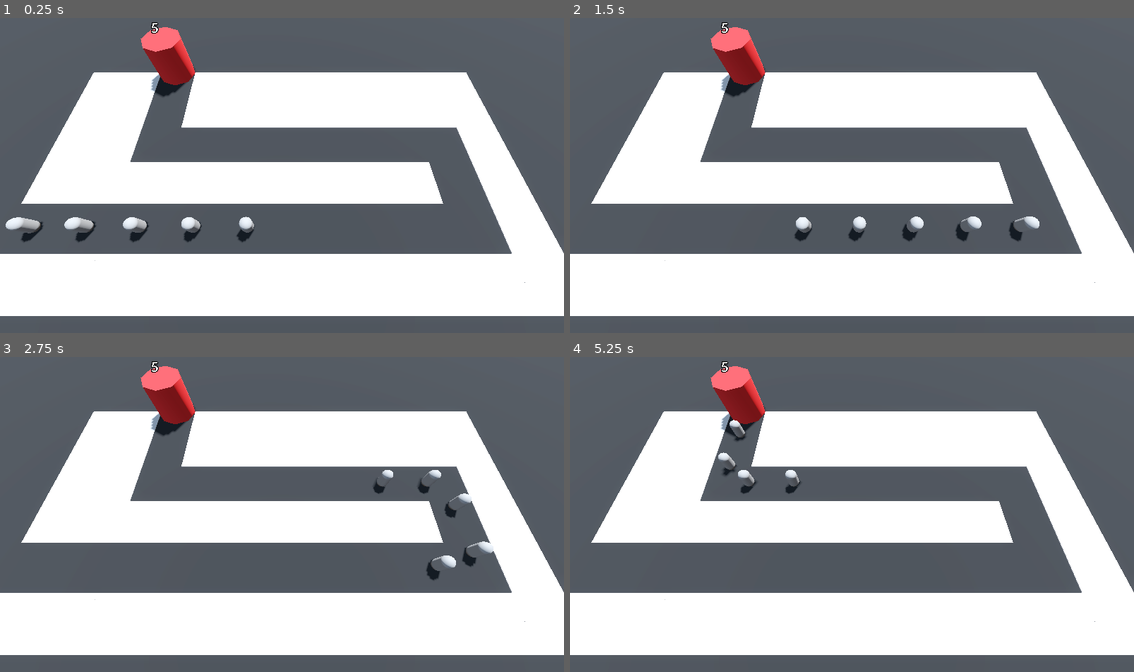
Above: before the commit, frames 1-4 (two rows, left to right).
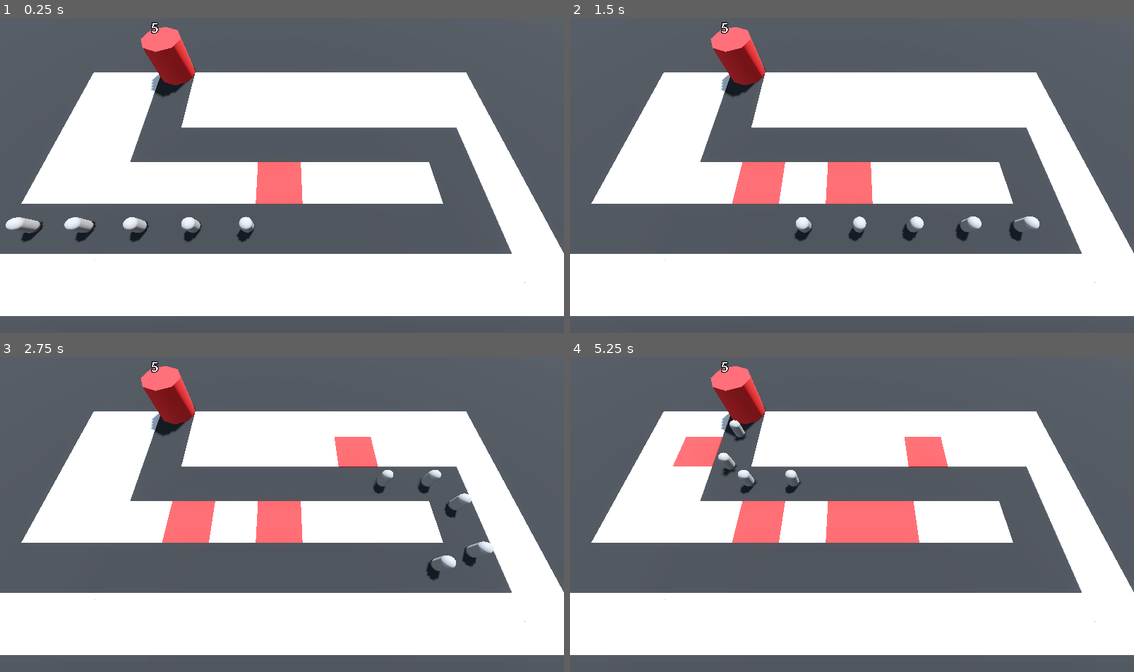
Above: after the commit, the same moments.

Repository: sushant102004/Barbarian-Tower-Defense-Game
Game: Godot game, scene res://Scenes/BaseLevel.tscn
Same seed, same stepped clock (60 frames per second), same inputs: the game is played once before the commit and once after it. The project has no main scene, so this scene is started directly.
Inputs (mouse positions are in pixels of both pictures, inside the frame that each line leads up to):
- Up to frame 1 (0.25 s): no input
- Up to frame 2 (1.5 s): move the mouse to (976, 159) at 0.52 s; move the mouse to (739, 191) at 1.27 s
- Up to frame 3 (2.75 s): move the mouse to (338, 445) at 2.02 s
- Up to frame 4 (5.25 s): move the mouse to (823, 577) at 2.77 s; move the mouse to (1021, 561) at 3.52 s; move the mouse to (682, 467) at 4.27 s; move the mouse to (880, 514) at 5.02 s

The runs differ from the first frame. In frame 1, 1.1% of the frame differs, in the area x 45-54%, y 45-59%; in frame 2, 2.1%; in frame 3, 2.8%; in frame 4, 4.4%, in the area x 18-67%, y 25-59%.

Commit message:
added: ray casting and tile switch logic

Diff:
--- a/Scenes/BaseLevel.tscn
+++ b/Scenes/BaseLevel.tscn
@@ -1,5 +1,6 @@
-[gd_scene load_steps=9 format=3 uid="uid://mfu7mp73nbk3"]
+[gd_scene load_steps=10 format=3 uid="uid://mfu7mp73nbk3"]
 
+[ext_resource type="PackedScene" uid="uid://c5cggbhjhbeca" path="res://Scenes/ray_picker_camera.tscn" id="1_eqqv8"]
 [ext_resource type="MeshLibrary" uid="uid://cxjnuf1bdu6d1" path="res://MeshLibrary/SpaceLibrary.tres" id="1_flhrr"]
 [ext_resource type="PackedScene" uid="uid://c63bwcchio3ny" path="res://Scenes/enemy.tscn" id="2_hqm3o"]
 [ext_resource type="PackedScene" uid="uid://b3e2wpbf3hhpu" path="res://Scenes/base.tscn" id="3_m1yhr"]
@@ -40,8 +41,8 @@
 transform = Transform3D(100, 0, 0, 0, 1, 0, 0, 0, 100, 0, -0.5, 0)
 material_override = SubResource("StandardMaterial3D_w6oyp")
 
-[node name="Camera3D" type="Camera3D" parent="."]
-transform = Transform3D(1, 0, 0, 0, 0.422618, 0.906308, 0, -0.906308, 0.422618, -1.756, 17.074, 9.181)
+[node name="RayPickerCamera" parent="." node_paths=PackedStringArray("gridmap") instance=ExtResource("1_eqqv8")]
+gridmap = NodePath("../GridMap")
 
 [node name="GridMap" type="GridMap" parent="."]
 mesh_library = ExtResource("1_flhrr")
--- /dev/null
+++ b/Scenes/ray_picker_camera.gd
@@ -0,0 +1,26 @@
+extends Camera3D
+
+@export var gridmap : GridMap
+
+@onready var ray_cast_3d = $RayCast3D
+
+# This is some bulshit trigonometry stuff to get pay projected properly. (I don't understand it.)
+@export var ray_power : float = 100.0
+
+func _process(delta):
+	var mouse_position : Vector2 = get_viewport().get_mouse_position()
+	ray_cast_3d.target_position = project_local_ray_normal(mouse_position) * ray_power
+
+	# To rapidly update the ray.
+	ray_cast_3d.force_raycast_update()
+
+	if ray_cast_3d.is_colliding():
+		var collider = ray_cast_3d.get_collider()
+		if collider is GridMap:
+			var collision_point = ray_cast_3d.get_collision_point()
+			var cell = gridmap.local_to_map(collision_point)
+
+			# Sometime non base cells are also marked as red. So before setting cell item we are
+			# checking if there is a cell item and it's value is 0. Here 0 means white tile
+			if gridmap.get_cell_item(cell) == 0:
+				gridmap.set_cell_item(cell, 1)
--- /dev/null
+++ b/Scenes/ray_picker_camera.tscn
@@ -0,0 +1,10 @@
+[gd_scene load_steps=2 format=3 uid="uid://c5cggbhjhbeca"]
+
+[ext_resource type="Script" path="res://Scenes/ray_picker_camera.gd" id="1_h40e1"]
+
+[node name="RayPickerCamera" type="Camera3D"]
+transform = Transform3D(1, 0, 0, 0, 0.422618, 0.906308, 0, -0.906308, 0.422618, -1.756, 17.074, 9.181)
+script = ExtResource("1_h40e1")
+
+[node name="RayCast3D" type="RayCast3D" parent="."]
+target_position = Vector3(0, 0, -2)
